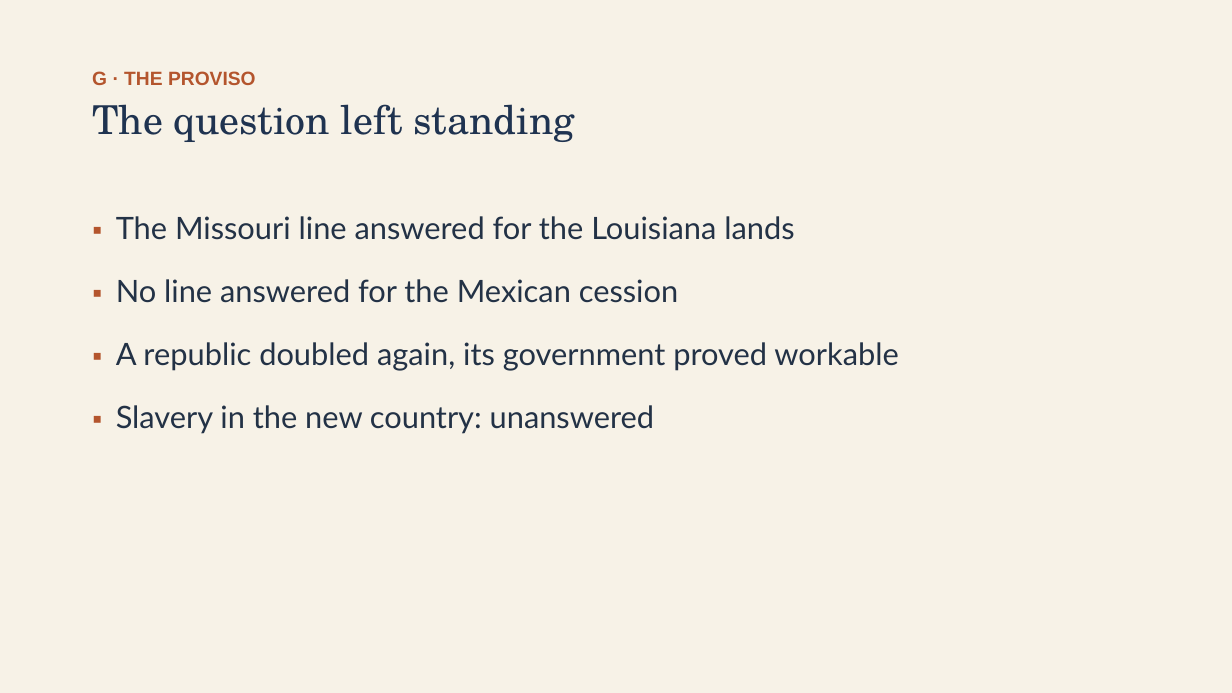
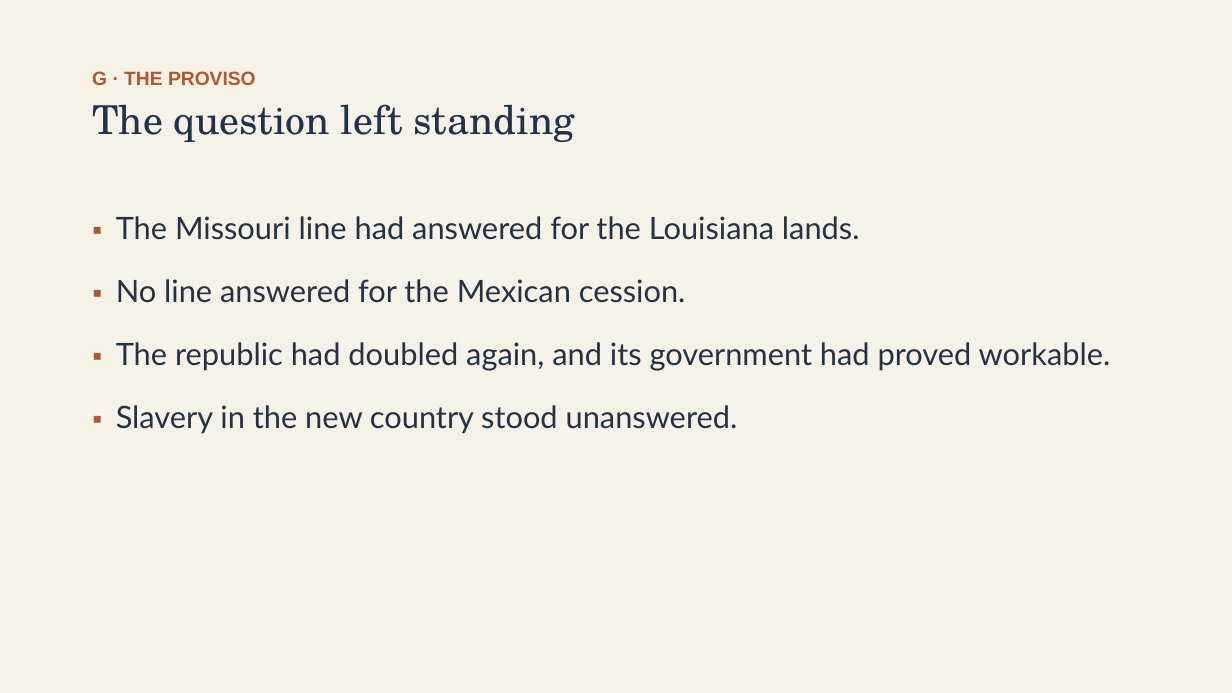
Before and after one commit to ab17gthb/humanities-curriculum-group, a slide deck: slide 25 of early-republic/lesson-08/lesson-08-slides.pptx. Drawn at 1232x693 pixels with LibreOffice and Linux fonts; fonts in the diff are those of the drawing. Boxes give left, top, right and bottom in pixels: in the first picture for what was removed or moved away, otherwise in the second. Text is boxed around its words. In the diff, an @@ line names an element or a change of style, - is before the commit and + after.

Commit message:
Rollout: ER L8 reworked and live — Early Republic and Expansion unit complete

```diff
--- a/early-republic/lesson-08/lesson-08-slides.pptx
+++ b/early-republic/lesson-08/lesson-08-slides.pptx
@@ text at (116, 216, 1111, 434): text changed @@
-▪ The Missouri line answered for the Louisiana lands
-▪ No line answered for the Mexican cession
-▪ A republic doubled again, its government proved workable
-▪ Slavery in the new country: unanswered
+▪ The Missouri line had answered for the Louisiana lands.
+▪ No line answered for the Mexican cession.
+▪ The republic had doubled again, and its government had proved workable.
+▪ Slavery in the new country stood unanswered.
```
Also in this commit, not shown: 12 other slides changed, 6 other files.
